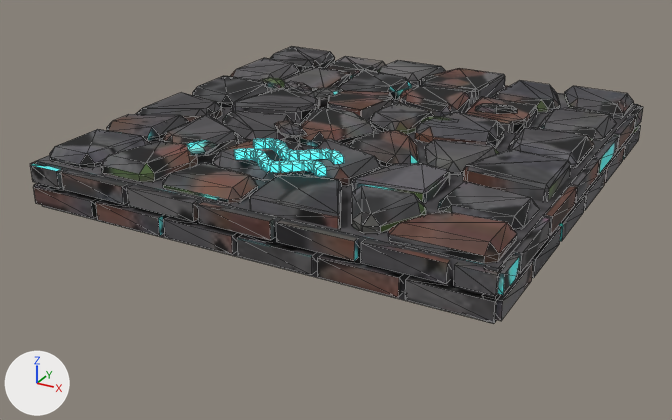
One commit to the glTF model assets/noir/plates/plate_1_water.glb: the scene before it, then after it.
Both versions are drawn from a 50 mm camera at (1.79, -3.49, 1.53) aimed at (-0.06, -0.13, -0.15). The lights are fixed; the arrows at lower left show +X, +Y and +Z. The older version comes first. Mesh edges are drawn as thin lines. Vertices at exactly the same position are counted once.

The first picture shows 'plate_1_water'.
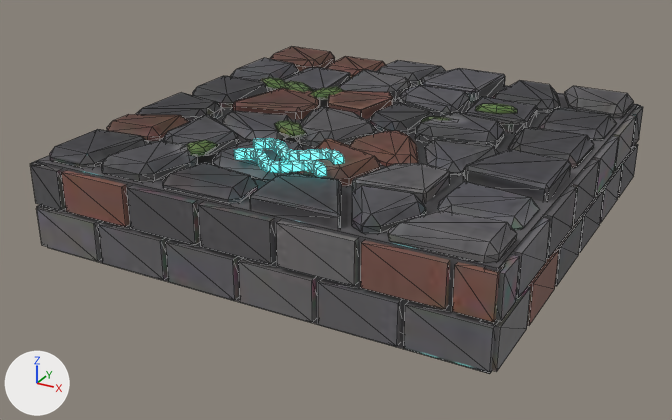
The newer file is also turned or shifted as a whole; pictures and numbers use the older file's frame.

Changed parts and their boxes (x1, y1, x2, y2) in the pictures (672 x 420 px; the box of a moved part takes in the faces that stretch with it):
'plate_1_water', surface changed, reshaped (18% taller): before (30, 47, 643, 324); after (30, 47, 643, 374)
part 1 of me_plate_1_water, moved or reshaped: before (34, 186, 97, 218); after (37, 206, 102, 261)
part 2 of me_plate_1_water, moved or reshaped: before (96, 200, 164, 235); after (99, 222, 168, 280)
part 3 of me_plate_1_water, moved or reshaped: before (164, 217, 236, 254); after (166, 240, 239, 300)
part 4 of me_plate_1_water, moved or reshaped: before (237, 235, 315, 275); after (239, 259, 316, 322)
part 5 of me_plate_1_water, moved or reshaped: before (318, 255, 402, 297); after (318, 279, 401, 346)
part 6 of me_plate_1_water, moved or reshaped: before (405, 277, 501, 322); after (404, 302, 499, 373)
part 7 of me_plate_1_water, moved or reshaped: before (483, 261, 533, 321); after (480, 286, 531, 372)
part 8 of me_plate_1_water, moved or reshaped: before (530, 226, 561, 278); after (527, 249, 559, 325)
part 9 of me_plate_1_water, moved or reshaped: before (558, 195, 586, 241); after (555, 217, 583, 286)
part 10 of me_plate_1_water, moved or reshaped: before (583, 169, 606, 210); after (579, 189, 604, 252)
part 11 of me_plate_1_water, moved or reshaped: before (604, 146, 625, 183); after (600, 165, 622, 223)
part 12 of me_plate_1_water, moved or reshaped: before (622, 125, 641, 159); after (618, 144, 638, 197)
part 13 of me_plate_1_water, moved or reshaped: before (30, 105, 643, 324); after (30, 105, 643, 374)
part 14 of me_plate_1_water, surface changed: before (30, 47, 643, 324); after (30, 47, 643, 374)
part 15 of me_plate_1_water, recoloured: (234, 138, 344, 176) in both

What changed in the scene script:
```text
Change mat_plate_1_water_paint:
    where n0 = _N.new('ShaderNodeBsdfPrincipled'); n0.name = 'Principled BSDF'
    add n0.inputs[28].default_value = 1.6  # 'Emission Strength'
    where n2 = _N.new('ShaderNodeTexImage'); n2.name = 'Image Texture'
    n2.image: img_plate_1_water_paint -> img_plate_1_water_emit
    add n3 = _N.new('ShaderNodeTexImage'); n3.name = 'Image Texture.001'
    add n3.image = img_plate_1_water_paint
    remove _L.new(n2.outputs[0], n0.inputs[0])  # 'Color' to 'Base Color'
    add _L.new(n2.outputs[0], n0.inputs[27])  # 'Color' to 'Emission Color'
    add _L.new(n3.outputs[0], n0.inputs[0])  # 'Color' to 'Base Color'
Change me_plate_1_water:
    remove me_plate_1_water.from_pydata(...)  # 1887 vertices, 3326 faces; spans x -1.0..1.0, y -1.0..1.0, z -0.1..0.19
    add me_plate_1_water.from_pydata(...)  # 1887 vertices, 3326 faces; spans x -1.0..1.0, y -1.0..1.0, z -0.29..0.19
    me_plate_1_water part 1: the loose piece of 8 vertices spanning x -0.99..-0.68, y -1.0..-0.94, z -0.08..-0.01 is scaled about its middle by (1, 1, 2.3), then moved by (0.0, 0.0, -0.14)
    me_plate_1_water part 2: the loose piece of 8 vertices spanning x -0.65..-0.35, y -1.0..-0.94, z -0.08..-0.01 is scaled about its middle by (1, 1, 2.3), then moved by (0.0, 0.0, -0.14)
    me_plate_1_water part 3: the loose piece of 8 vertices spanning x -0.32..-0.01, y -1.0..-0.94, z -0.08..-0.01 is scaled about its middle by (1, 1, 2.3), then moved by (0.0, 0.0, -0.14)
    me_plate_1_water part 4: the loose piece of 8 vertices spanning x 0.01..0.32, y -1.0..-0.94, z -0.08..-0.01 is scaled about its middle by (1, 1, 2.3), then moved by (0.0, 0.0, -0.14)
    me_plate_1_water part 5: the loose piece of 8 vertices spanning x 0.35..0.65, y -1.0..-0.94, z -0.08..-0.01 is scaled about its middle by (1, 1, 2.3), then moved by (0.0, 0.0, -0.14)
    me_plate_1_water part 6: the loose piece of 8 vertices spanning x 0.68..0.99, y -1.0..-0.94, z -0.08..-0.01 is scaled about its middle by (1, 1, 2.3), then moved by (0.0, 0.0, -0.14)
    me_plate_1_water part 7: the loose piece of 8 vertices spanning x 0.94..1.0, y -0.99..-0.68, z -0.08..-0.01 is scaled about its middle by (1, 1, 2.3), then moved by (0.0, 0.0, -0.14)
    me_plate_1_water part 8: the loose piece of 8 vertices spanning x 0.94..1.0, y -0.65..-0.35, z -0.08..-0.01 is scaled about its middle by (1, 1, 2.3), then moved by (0.0, 0.0, -0.14)
    me_plate_1_water part 9: the loose piece of 8 vertices spanning x 0.94..1.0, y -0.32..-0.01, z -0.08..-0.01 is scaled about its middle by (1, 1, 2.3), then moved by (0.0, 0.0, -0.14)
    me_plate_1_water part 10: the loose piece of 8 vertices spanning x 0.94..1.0, y 0.01..0.32, z -0.08..-0.01 is scaled about its middle by (1, 1, 2.3), then moved by (0.0, 0.0, -0.14)
    me_plate_1_water part 11: the loose piece of 8 vertices spanning x 0.94..1.0, y 0.35..0.65, z -0.08..-0.01 is scaled about its middle by (1, 1, 2.3), then moved by (0.0, 0.0, -0.14)
    me_plate_1_water part 12: the loose piece of 8 vertices spanning x 0.94..1.0, y 0.68..0.99, z -0.08..-0.01 is scaled about its middle by (1, 1, 2.3), then moved by (0.0, 0.0, -0.14)
    me_plate_1_water part 13: 116 of the vertices in x -1.0..1.0, y -1.0..1.0, z -0.1..0.02 are scaled about their middle by (1, 1, 1.82), then moved by (0.0, 0.0, -0.14)
    me_plate_1_water part 14: 3323 kept faces spanning x -1.0..1.0, y -1.0..1.0, z -0.29..0.19 get new texture (UV) coordinates
    me_plate_1_water part 15: 288 faces spanning x -0.21..0.21, y -0.77..-0.51, z 0.16..0.19 switch from mat_glow_water (cyan #59edf3, glowing cyan #52dde3) to mat_plate_1_water_paint
    other edits to the shape of me_plate_1_water do not show in these pictures
```
